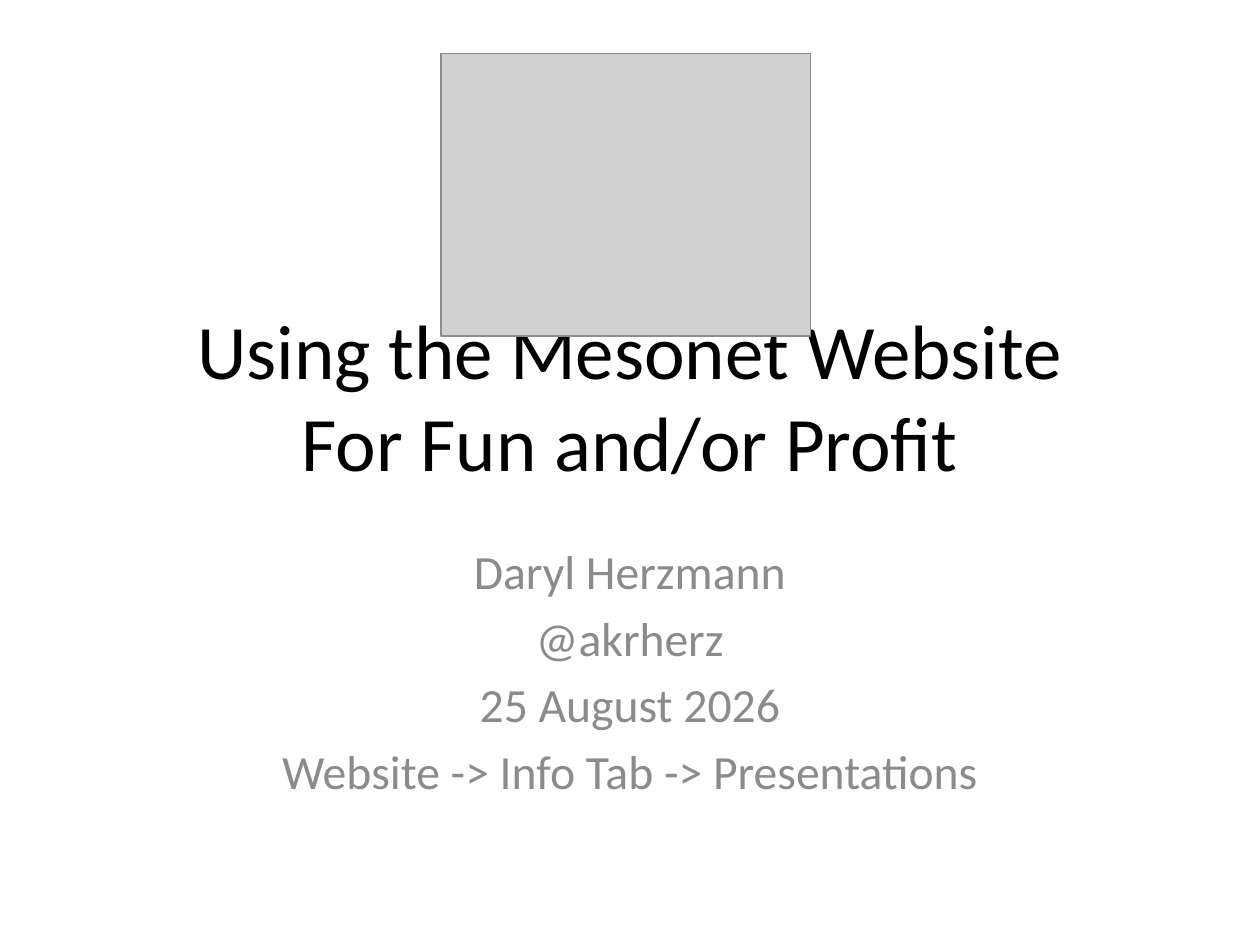
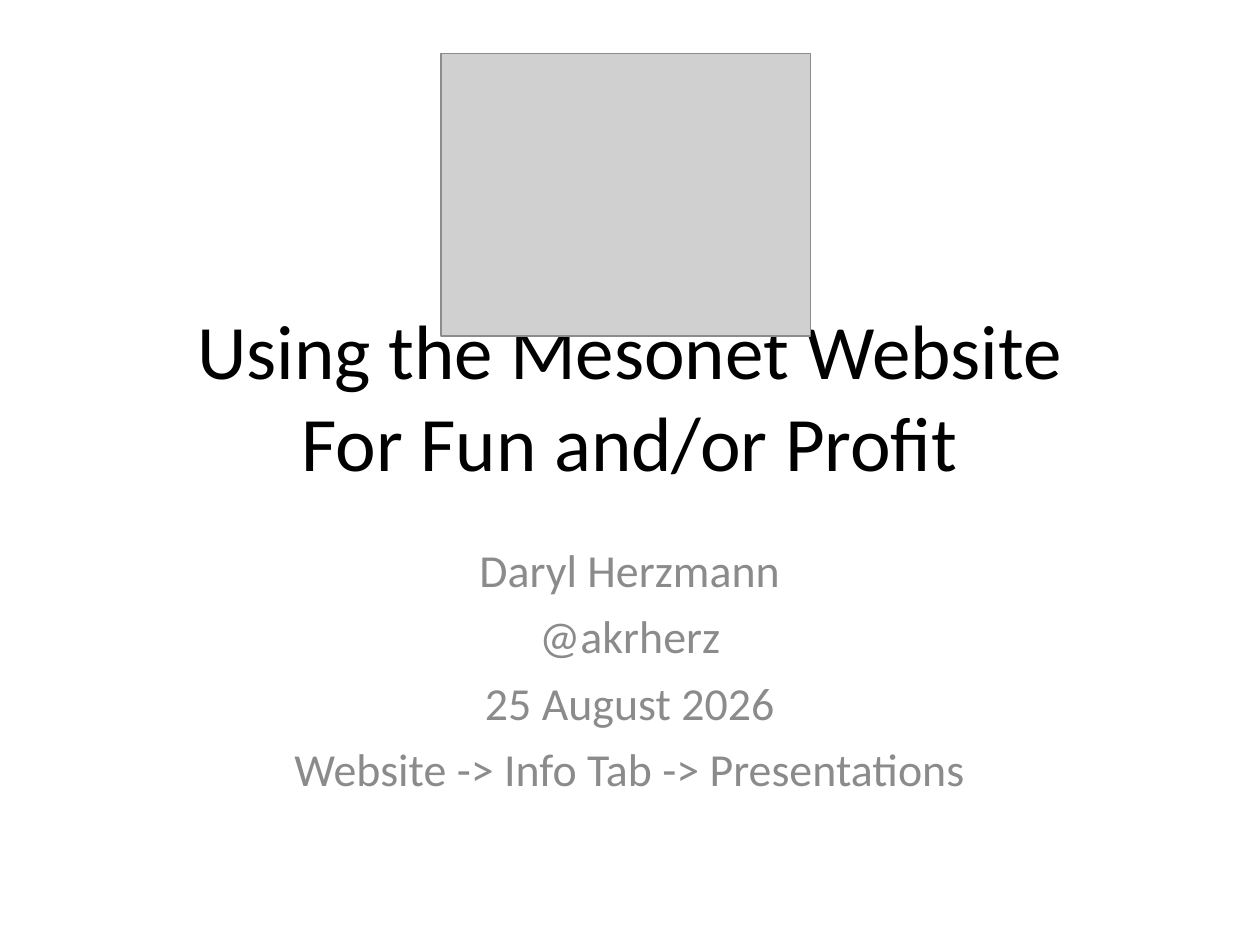
Before and after one commit to akrherz/akrherz, a slide deck: slide 1 of presentations/260825_agron2790/iem.pptx. Drawn at 1260x945 pixels with LibreOffice and Linux fonts; fonts in the diff are those of the drawing; grey boxes stand for pictures. Boxes give left, top, right and bottom in pixels: in the first picture for what was removed or moved away, otherwise in the second. Text is boxed around its words. In the diff, an @@ line names an element or a change of style, - is before the commit and + after.

```diff
--- a/presentations/260825_agron2790/iem.pptx
+++ b/presentations/260825_agron2790/iem.pptx
@@ text "Daryl Herzmann" at (294, 555, 965, 786): size 27.2 to 26.2 pt, text colour #8C8C8C to #8B8B8B @@
```
Also in this commit, not shown: 32 other slides changed.
